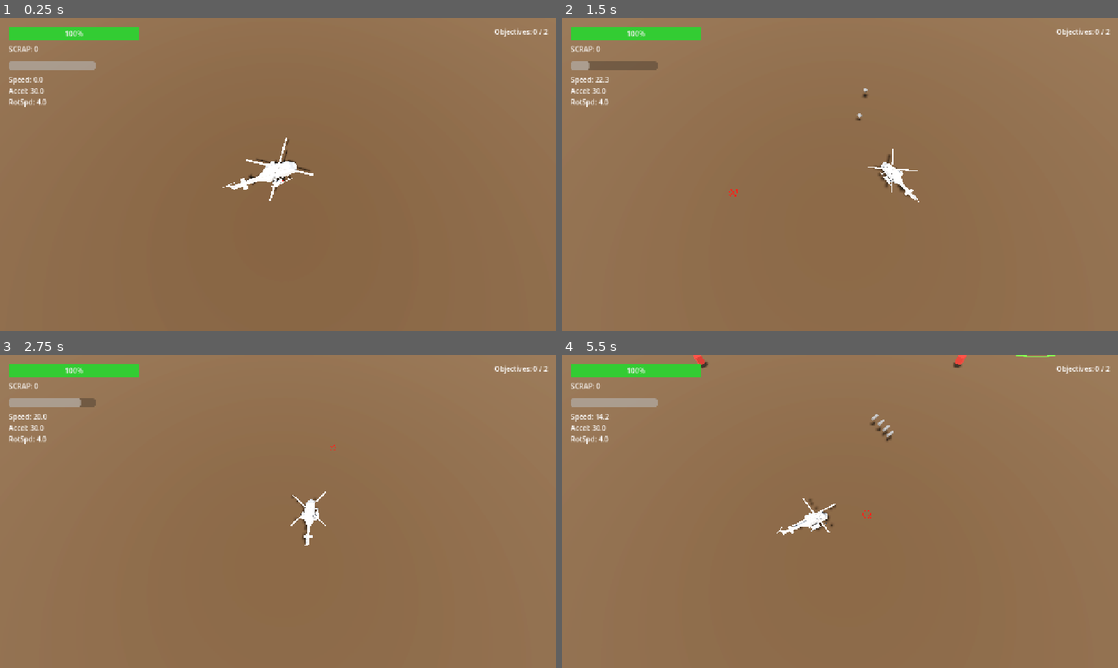
Above: before the commit, frames 1-4 (two rows, left to right).
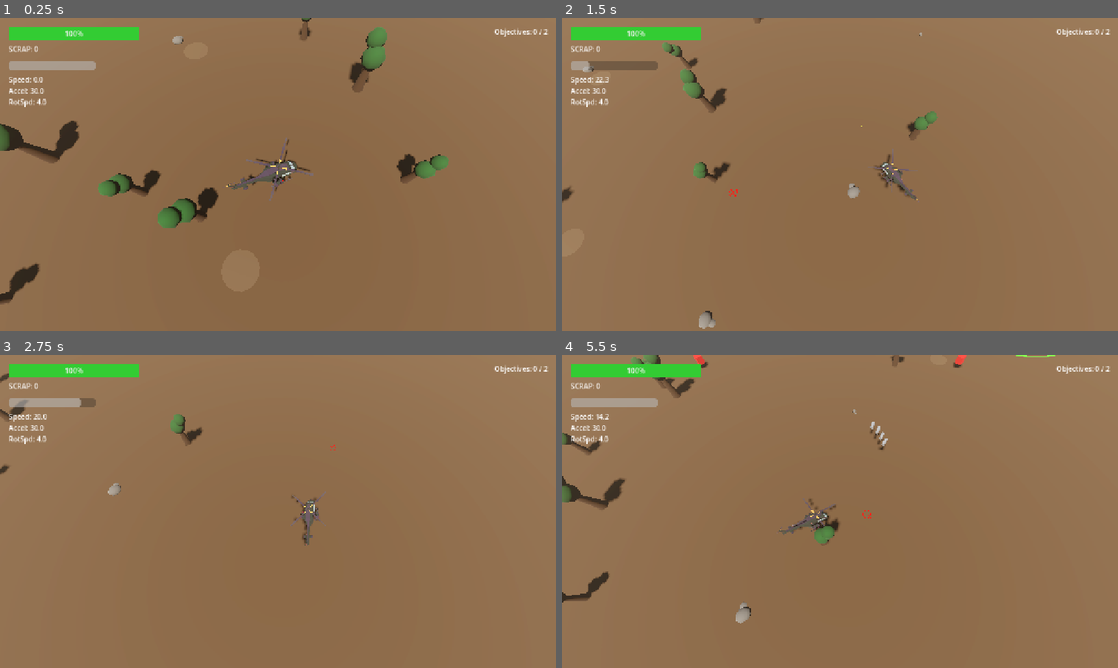
Above: after the commit, the same moments.

Repository: javiflores/helicopter
Game: Godot game, scene res://scenes/GameWorld.tscn
The game is run twice, just before and just after one commit, with the same random seed, the same clock (stepped at 60 frames per second) and the same inputs.
Inputs (mouse positions are in pixels of both pictures, inside the frame that each line leads up to):
- Up to frame 1 (0.25 s): no input
- Up to frame 2 (1.5 s): move the mouse to (962, 158) at 0.52 s; hold D (move_right) 0.53-1.28 s; tap Space (dash) at 0.6 s; click (962, 158) at 0.67 s; move the mouse to (728, 190) at 1.27 s; hold S (move_back) from 1.28 s (still down); click (728, 190) at 1.35 s
- Up to frame 3 (2.75 s): move the mouse to (333, 442) at 2.02 s; release S (move_back) at 2.03 s; hold D (move_right) from 2.03 s (still down); right-click (333, 442) at 2.1 s
- Up to frame 4 (5.5 s): move the mouse to (812, 574) at 2.77 s; release D (move_right) at 2.78 s; hold W (move_forward) 2.78-3.53 s; tap E (interact) at 2.85 s; click (812, 574) at 2.92 s; move the mouse to (1006, 558) at 3.52 s; hold A (move_left) 3.53-5.03 s; tap F (ultimate) at 3.6 s; move the mouse to (673, 464) at 4.27 s; tap 1 at 4.35 s; move the mouse to (867, 511) at 5.02 s; hold S (move_back) from 5.03 s (still down); hold 2 from 5.03 s (still down); click (867, 511) at 5.17 s

The runs differ from the first frame. In frame 1, 4.3% of the frame differs, in the area x 0-81%, y 0-92%; in frame 2, 1.7%; in frame 3, 0.8%; in frame 4, 2.1%.

Commit message:
fixed ground, adjusted projectiles

Diff:
--- a/scenes/Projectile.tscn
+++ b/scenes/Projectile.tscn
@@ -1,13 +1,22 @@
-[gd_scene load_steps=4 format=3 uid="uid://projectile1"]
+[gd_scene load_steps=6 format=3 uid="uid://projectile1"]
 
 [ext_resource type="Script" path="res://scripts/Projectile.gd" id="1_proj"]
 
 [sub_resource type="SphereShape3D" id="SphereShape3D_1"]
-radius = 0.3
+radius = 0.2
 
-[sub_resource type="SphereMesh" id="SphereMesh_1"]
-radius = 0.3
+[sub_resource type="StandardMaterial3D" id="StandardMaterial3D_bullet"]
+albedo_color = Color(1, 0.9, 0.2, 1)
+emission_enabled = true
+emission = Color(1, 0.8, 0, 1)
+emission_energy_multiplier = 4.0
+
+[sub_resource type="CapsuleMesh" id="CapsuleMesh_bullet"]
+material = SubResource("StandardMaterial3D_bullet")
+radius = 0.04
 height = 0.4
+radial_segments = 4
+rings = 1
 
 [node name="Projectile" type="Area3D"]
 script = ExtResource("1_proj")
@@ -16,4 +25,5 @@
 shape = SubResource("SphereShape3D_1")
 
 [node name="MeshInstance3D" type="MeshInstance3D" parent="."]
-mesh = SubResource("SphereMesh_1")
+transform = Transform3D(1, 0, 0, 0, -4.37114e-08, -1, 0, 1, -4.37114e-08, 0, 0, 0)
+mesh = SubResource("CapsuleMesh_bullet")
--- /dev/null
+++ b/scenes/environment/Hill.tscn
@@ -0,0 +1,16 @@
+[gd_scene load_steps=3 format=3]
+
+[sub_resource type="StandardMaterial3D" id="StandardMaterial3D_dirt"]
+albedo_color = Color(0.35, 0.25, 0.15, 1)
+roughness = 0.9
+
+[sub_resource type="SphereMesh" id="SphereMesh_hill"]
+material = SubResource("StandardMaterial3D_dirt")
+radial_segments = 16
+rings = 8
+
+[node name="Hill" type="Node3D"]
+
+[node name="MeshInstance3D" type="MeshInstance3D" parent="."]
+transform = Transform3D(10, 0, 0, 0, 2, 0, 0, 0, 10, 0, -1, 0)
+mesh = SubResource("SphereMesh_hill")
--- /dev/null
+++ b/scenes/environment/River.tscn
@@ -0,0 +1,17 @@
+[gd_scene load_steps=3 format=3]
+
+[sub_resource type="StandardMaterial3D" id="StandardMaterial3D_water"]
+albedo_color = Color(0.1, 0.4, 0.8, 0.8)
+roughness = 0.1
+metallic = 0.5
+transparency = 1
+
+[sub_resource type="PlaneMesh" id="PlaneMesh_river"]
+material = SubResource("StandardMaterial3D_water")
+size = Vector2(10, 50)
+
+[node name="River" type="Node3D"]
+
+[node name="MeshInstance3D" type="MeshInstance3D" parent="."]
+transform = Transform3D(1, 0, 0, 0, 1, 0, 0, 0, 1, 0, 0.01, 0)
+mesh = SubResource("PlaneMesh_river")
--- /dev/null
+++ b/scenes/environment/Rock.tscn
@@ -0,0 +1,27 @@
+[gd_scene load_steps=4 format=3]
+
+[sub_resource type="StandardMaterial3D" id="StandardMaterial3D_rock"]
+albedo_color = Color(0.4, 0.38, 0.35, 1)
+roughness = 1.0
+
+[sub_resource type="SphereMesh" id="SphereMesh_rock1"]
+material = SubResource("StandardMaterial3D_rock")
+radial_segments = 8
+rings = 4
+
+[sub_resource type="SphereMesh" id="SphereMesh_rock2"]
+material = SubResource("StandardMaterial3D_rock")
+radial_segments = 6
+rings = 3
+
+[node name="Rock" type="Node3D"]
+
+[node name="Visuals" type="Node3D" parent="."]
+
+[node name="Mesh1" type="MeshInstance3D" parent="Visuals"]
+transform = Transform3D(1, 0, 0, 0, 0.8, 0, 0, 0, 1.2, 0, 0, 0)
+mesh = SubResource("SphereMesh_rock1")
+
+[node name="Mesh2" type="MeshInstance3D" parent="Visuals"]
+transform = Transform3D(0.7, 0, 0, 0, 0.7, 0, 0, 0, 0.7, 0.5, -0.2, 0.3)
+mesh = SubResource("SphereMesh_rock2")
--- /dev/null
+++ b/scenes/environment/Tree.tscn
@@ -0,0 +1,35 @@
+[gd_scene load_steps=5 format=3]
+
+[sub_resource type="StandardMaterial3D" id="StandardMaterial3D_trunk"]
+albedo_color = Color(0.25, 0.15, 0.05, 1)
+
+[sub_resource type="CylinderMesh" id="CylinderMesh_trunk"]
+material = SubResource("StandardMaterial3D_trunk")
+top_radius = 0.2
+bottom_radius = 0.4
+height = 2.0
+
+[sub_resource type="StandardMaterial3D" id="StandardMaterial3D_leaves"]
+albedo_color = Color(0.1, 0.3, 0.1, 1)
+
+[sub_resource type="SphereMesh" id="SphereMesh_leaves"]
+material = SubResource("StandardMaterial3D_leaves")
+radial_segments = 8
+rings = 4
+
+[node name="Tree" type="Node3D"]
+
+[node name="Trunk" type="MeshInstance3D" parent="."]
+transform = Transform3D(1, 0, 0, 0, 1, 0, 0, 0, 1, 0, 1, 0)
+mesh = SubResource("CylinderMesh_trunk")
+
+[node name="Leaves" type="Node3D" parent="."]
+transform = Transform3D(1, 0, 0, 0, 1, 0, 0, 0, 1, 0, 2.5, 0)
+
+[node name="MeshInstance3D" type="MeshInstance3D" parent="Leaves"]
+transform = Transform3D(1.5, 0, 0, 0, 1.5, 0, 0, 0, 1.5, 0, 0, 0)
+mesh = SubResource("SphereMesh_leaves")
+
+[node name="MeshInstance3D2" type="MeshInstance3D" parent="Leaves"]
+transform = Transform3D(1.2, 0, 0, 0, 1.2, 0, 0, 0, 1.2, 0.5, 0.8, -0.3)
+mesh = SubResource("SphereMesh_leaves")
--- a/scripts/DungeonGenerator.gd
+++ b/scripts/DungeonGenerator.gd
@@ -39,6 +39,43 @@
 		elif i == 3:
 			spawn_poi_in_room(room, i, "res://scenes/POIDestroy.tscn")
 
+		# Decorate every room
+		decorate_room(room)
+
+func decorate_room(room):
+	var rock_scene = load("res://scenes/environment/Rock.tscn")
+	var tree_scene = load("res://scenes/environment/Tree.tscn")
+	var hill_scene = load("res://scenes/environment/Hill.tscn")
+	var river_scene = load("res://scenes/environment/River.tscn")
+
+	# Rare River (30% chance)
+	if randf() < 0.3:
+		var pos = Vector3(randf_range(-5, 5), 0, 0)
+		_spawn_clutter(room, river_scene, pos, 1.0, randf() * PI)
+
+	# Spawn 1-2 Hills
+	for h in range(randi_range(1, 2)):
+		var pos = Vector3(randf_range(-20, 20), 0, randf_range(-20, 20))
+		_spawn_clutter(room, hill_scene, pos, randf_range(1.0, 2.5), randf() * PI * 2)
+
+	# Spawn 5-10 Trees
+	for t in range(randi_range(5, 10)):
+		var pos = Vector3(randf_range(-22, 22), 0, randf_range(-22, 22))
+		_spawn_clutter(room, tree_scene, pos, randf_range(0.8, 1.5), randf() * PI * 2)
+
+	# Spawn 3-6 Rocks
+	for r in range(randi_range(3, 6)):
+		var pos = Vector3(randf_range(-22, 22), 0, randf_range(-22, 22))
+		_spawn_clutter(room, rock_scene, pos, randf_range(0.5, 2.0), randf() * PI * 2)
+
+func _spawn_clutter(room, scene, local_pos, scale_mult, rot):
+	if not scene: return
+	var obj = scene.instantiate()
+	room.add_child(obj)
+	obj.position = local_pos
+	obj.scale = Vector3.ONE * scale_mult
+	obj.rotation.y = rot
+
 func spawn_poi_in_room(room, _room_idx, scene_path: String):
 	var poi_scene = load(scene_path)
 	var points = room.get_spawn_points()
--- a/scripts/PlayerController.gd
+++ b/scripts/PlayerController.gd
@@ -342,7 +342,7 @@
 
 func setup_visuals():
 	# Load actual Mesh
-	var heli_scene = load("res://resources/heli/Military_Helicopter01.fbx")
+	var heli_scene = load("res://assets/heli/Military_Helicopter02.fbx")
 	if heli_scene:
 		var visual_node = heli_scene.instantiate()
 		visual_node.name = "VisualModel"
--- a/scripts/ProjectileWeapon.gd
+++ b/scripts/ProjectileWeapon.gd
@@ -28,14 +28,15 @@
 
 	# Move spawn point slightly forward so bullets aren't inside the heli
 	#Basis Z is backwards, so we use -transform.basis.z
-	var forward_offset = -global_transform.basis.z * 3.0
+	var forward_offset = -global_transform.basis.z * 1.5
 	spawn_pos += forward_offset
 
-	var _spawn_rot = global_rotation
+	var spawn_rot = global_rotation
 
 	# Add to world (GameWorld or just root)
 	get_tree().root.add_child(projectile)
 	projectile.global_position = spawn_pos
+	projectile.global_rotation = spawn_rot # Align projectile with firing direction
 
 	# Calculate velocity based on weapon forward vector
 	var forward = -global_transform.basis.z
Not shown, added: assets/heli/Military_Helicopter02.fbx
Not shown, added: assets/heli/Military_Helicopter02.fbx.import
Binary file added: assets/heli/Military_Helicopter02_0.png
Not shown, added: assets/heli/Military_Helicopter02_0.png.import
Not shown, changed: .agent/plans/implementation_plan.md
Not shown, added: assets/heli/Military_Helicopter02.fbx.meta
